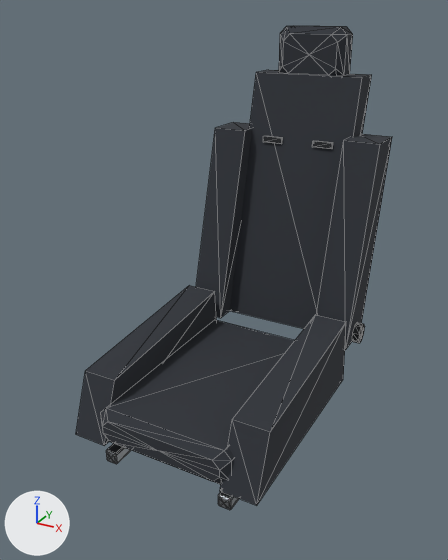
Renders of the glTF model assets/parts/interior/bucket_seat_street/vortex_r.glb from each side of a commit.
One viewpoint serves both versions: a 50 mm camera at (0.709, -1.196, 1.081) aimed at (-0.018, 0.125, 0.42). Every picture has the same lights, and +X, +Y and +Z are marked at lower left. The first picture is the older version. Mesh edges are drawn as thin lines. Where no turn or scale is listed for an object, it has been applied to the vertices. Vertices at exactly the same position are counted once.

Before the edit, the objects in view are built like this:
```python
me_model = bpy.data.meshes.new('model')
me_model.from_pydata(...)  # 244 vertices, 436 faces; spans x -0.27..0.27, y -0.464..0.464, z -0.515..0.515
# faces by material slot: [128, 120, 188]
me_model.materials.append(mat_raw_metal)  # grey #a3a7ab
me_model.materials.append(mat_car_atlas)  # picture img_car_atlas
me_model.materials.append(mat_seat_fabric)  # dark grey #2d3138
# before: 102 (-0.157, 0.121, -0.425), 103 (0.137, 0.121, -0.425), 104 (0.157, 0.101, -0.445), 105 (-0.177, 0.101, -0.445), 106 (0.157, 0.121, -0.405)
# before: 107 (0.177, 0.101, -0.425), 108 (0.157, 0.121, -0.385), 109 (0.177, 0.101, -0.365), 110 (0.137, 0.121, -0.365), 111 (0.157, 0.101, -0.345)
# before: 112 (-0.157, 0.121, -0.365), 113 (-0.177, 0.101, -0.345) at pixel (214, 319), 114 (-0.177, 0.121, -0.385), 115 (-0.197, 0.101, -0.365), 116 (-0.177, 0.121, -0.405)
# before: 117 (-0.197, 0.101, -0.425), 118 (0.157, -0.444, -0.445), 119 (-0.177, -0.444, -0.445) at pixel (108, 441), 120 (0.177, -0.444, -0.425), 121 (0.177, -0.444, -0.365) at pixel (231, 460)
# before: 122 (0.157, -0.444, -0.345) at pixel (224, 450), 123 (-0.177, -0.444, -0.345) at pixel (105, 408), 124 (-0.197, -0.444, -0.365) at pixel (100, 412), 125 (-0.197, -0.444, -0.425), 126 (0.137, -0.464, -0.425) at pixel (212, 481)
# before: 127 (-0.157, -0.464, -0.425) at pixel (109, 441), 128 (0.157, -0.464, -0.405) at pixel (219, 477), 129 (0.157, -0.464, -0.385) at pixel (219, 470), 130 (0.137, -0.464, -0.365) at pixel (212, 460), 131 (-0.157, -0.464, -0.365) at pixel (107, 421)
# before: 132 (-0.177, -0.464, -0.385) at pixel (102, 426), 133 (-0.177, -0.464, -0.405) at pixel (102, 432)
ob_model = bpy.data.objects.new('model', me_model)
ob_model.location = (0.01, 0.233, 0.515)
```
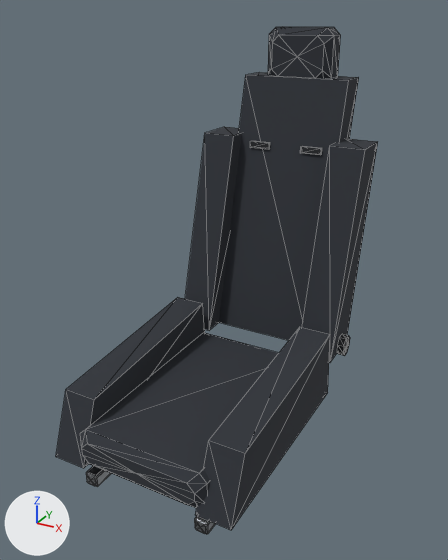
Location of each change, [x1, y1, x2, y2] in pixels of the pictures (448 x 560 px; the box of a moved part takes in the faces that stretch with it):
'model', reshaped, moved
    before: [76, 26, 392, 510]
    after: [56, 27, 378, 534]
part 1 of me_model, moved or reshaped
    before: [106, 444, 131, 464]
    after: [86, 466, 111, 487]
part 2 of me_model, moved or reshaped
    before: [218, 492, 239, 510]
    after: [194, 516, 215, 534]
part 3 of me_model, moved or reshaped
    before: [76, 286, 216, 445]
    after: [56, 297, 205, 468]
part 4 of me_model, moved or reshaped
    before: [220, 315, 346, 506]
    after: [196, 327, 330, 530]
part 5 of me_model, moved or reshaped
    before: [230, 70, 372, 329]
    after: [219, 72, 359, 340]
part 6 of me_model, moved or reshaped
    before: [196, 122, 252, 318]
    after: [185, 127, 242, 330]
part 7 of me_model, moved or reshaped
    before: [316, 134, 392, 350]
    after: [302, 139, 378, 362]
part 8 of me_model, moved or reshaped
    before: [352, 322, 365, 343]
    after: [337, 334, 350, 356]
part 9 of me_model, moved or reshaped
    before: [100, 320, 295, 484]
    after: [80, 333, 278, 508]

Diff of the bpy script that builds the scene:
```diff
--- a/assets/parts/interior/bucket_seat_street/vortex_r.glb.py
+++ b/assets/parts/interior/bucket_seat_street/vortex_r.glb.py
@@ me_model @@
 # used by ob_model
-me_model.from_pydata(...)  # 244 vertices, 436 faces; spans x -0.27..0.27, y -0.464..0.464, z -0.515..0.515
+me_model.from_pydata(...)  # 244 vertices, 436 faces; spans x -0.254..0.254, y -0.464..0.464, z -0.515..0.515
+# me_model part 1: the loose piece of 34 vertices spanning x -0.194..-0.158, y -0.444..0.151, z -0.515..-0.48 is moved by (0.01, 0.0, 0.0)
+# me_model part 2: the loose piece of 34 vertices spanning x 0.138..0.174, y -0.444..0.151, z -0.515..-0.48 is moved by (-0.01, 0.0, 0.0)
+# me_model part 3: the loose piece of 8 vertices spanning x -0.27..-0.176, y -0.464..0.121, z -0.445..-0.245 is scaled about the mesh origin by (0.94, 1, 1)
+# me_model part 4: the loose piece of 8 vertices spanning x 0.156..0.25, y -0.464..0.121, z -0.445..-0.245 is scaled about the mesh origin by (0.94, 1, 1)
+# me_model part 5: the loose piece of 8 vertices spanning x -0.176..0.156, y 0.181..0.456, z -0.345..0.385 is scaled about its middle by (0.94, 1, 1)
+# me_model part 6: the loose piece of 8 vertices spanning x -0.27..-0.166, y 0.121..0.396, z -0.345..0.223 is scaled about the mesh origin by (0.94, 1, 1)
+# me_model part 7: the loose piece of 8 vertices spanning x 0.146..0.25, y 0.121..0.396, z -0.345..0.223 is scaled about the mesh origin by (0.94, 1, 1)
+# me_model part 8: the loose piece of 18 vertices spanning x 0.25..0.27, y 0.174..0.229, z -0.353..-0.297 is moved by (-0.016, 0.0, 0.0)
+# me_model part 9
+for i in [103, 104, *range(106, 112), 118, 120, 121, 122, 126, 128, 129, 130]: me_model.vertices[i].co += Vector((-0.011, 0.0, 0.0))
+for i in [102, 105, *range(112, 118), 119, 123, 124, 125, 127, 131, 132, 133]: me_model.vertices[i].co += Vector((0.011, 0.0, 0.0))
+# other edits to the shape of me_model do not show in these pictures
 me_model.materials.append(mat_raw_metal)
@@ ob_model @@
 ob_model = bpy.data.objects.new('model', me_model)
-ob_model.location = (0.01, 0.233, 0.515)
+ob_model.location = (0.01, 0.143, 0.515)
```
